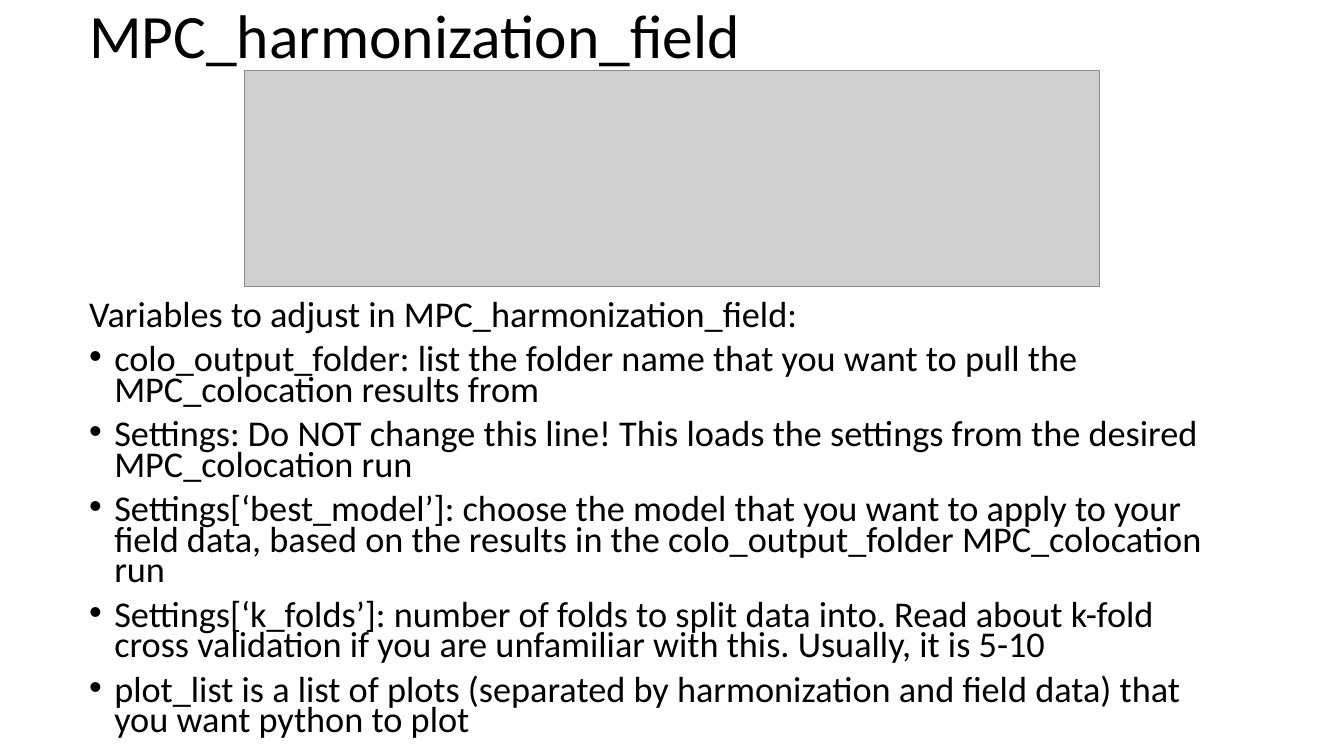
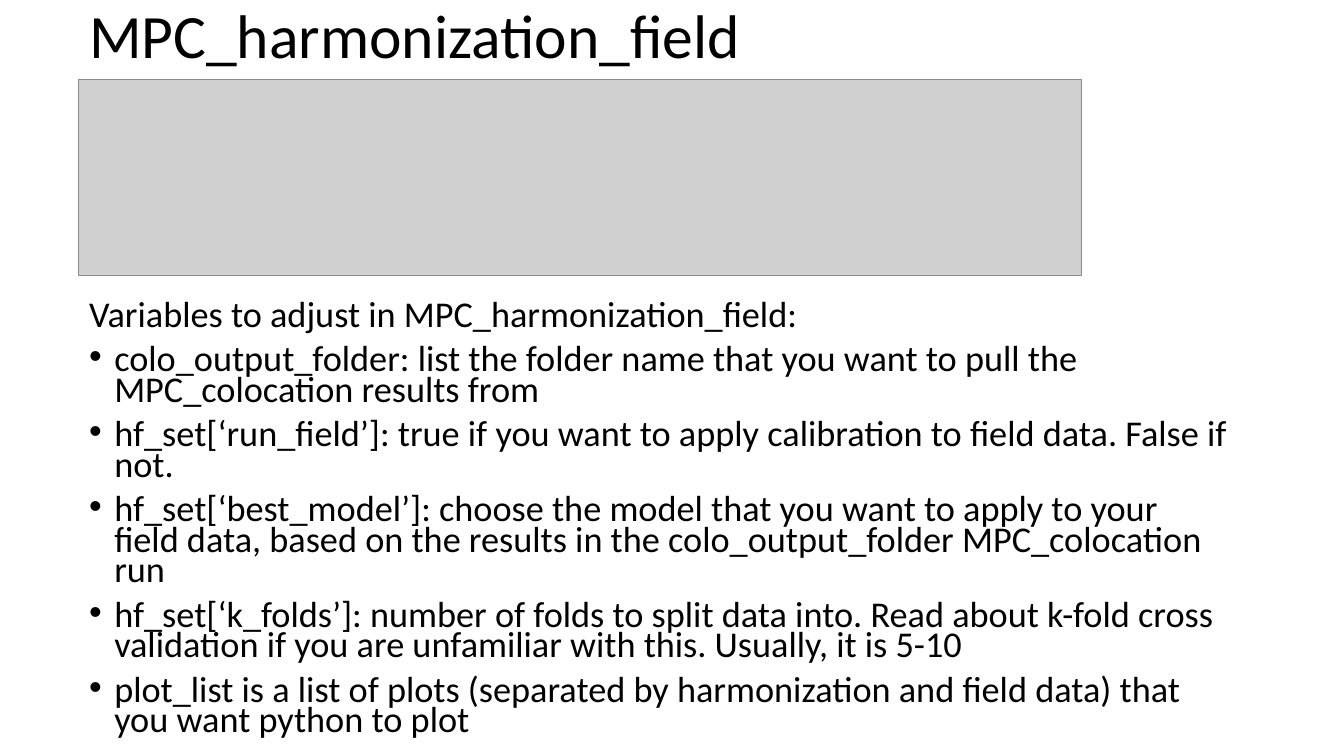
Before and after one commit to cafr1977/MPC_python, a slide deck: slide 38 of Python MPC.pptx (slide 33 before the commit). Drawn at 1344x756 pixels with LibreOffice and Linux fonts; fonts in the diff are those of the drawing; grey boxes stand for pictures. Boxes give left, top, right and bottom in pixels: in the first picture for what was removed or moved away, otherwise in the second. Text is boxed around its words. In the diff, an @@ line names an element or a change of style, - is before the commit and + after.

```diff
--- a/Python MPC.pptx
+++ b/Python MPC.pptx
@@ picture: place and size @@
-picture at box(244, 71, 1099, 287)
+picture at box(79, 80, 1082, 276)
@@ text at box(114, 419, 1226, 663): text changed @@
-• Settings: Do NOT change this line! This loads the settings from the desired MPC_colocation run
-• Settings[‘best_model’]: choose the model that you want to apply to your field data, based on the results in the colo_output_folder MPC_colocation run
-• Settings[‘k_folds’]: number of folds to split data into. Read about k-fold cross validation if you are unfamiliar with this. Usually, it is 5-10
+• hf_set[‘run_field’]: true if you want to apply calibration to field data. False if not.
+• hf_set[‘best_model’]: choose the model that you want to apply to your field data, based on the results in the colo_output_folder MPC_colocation run
+• hf_set[‘k_folds’]: number of folds to split data into. Read about k-fold cross validation if you are unfamiliar with this. Usually, it is 5-10
```
Also in this commit, not shown: 11 other slides changed, 5 slides added, 4 other files.
